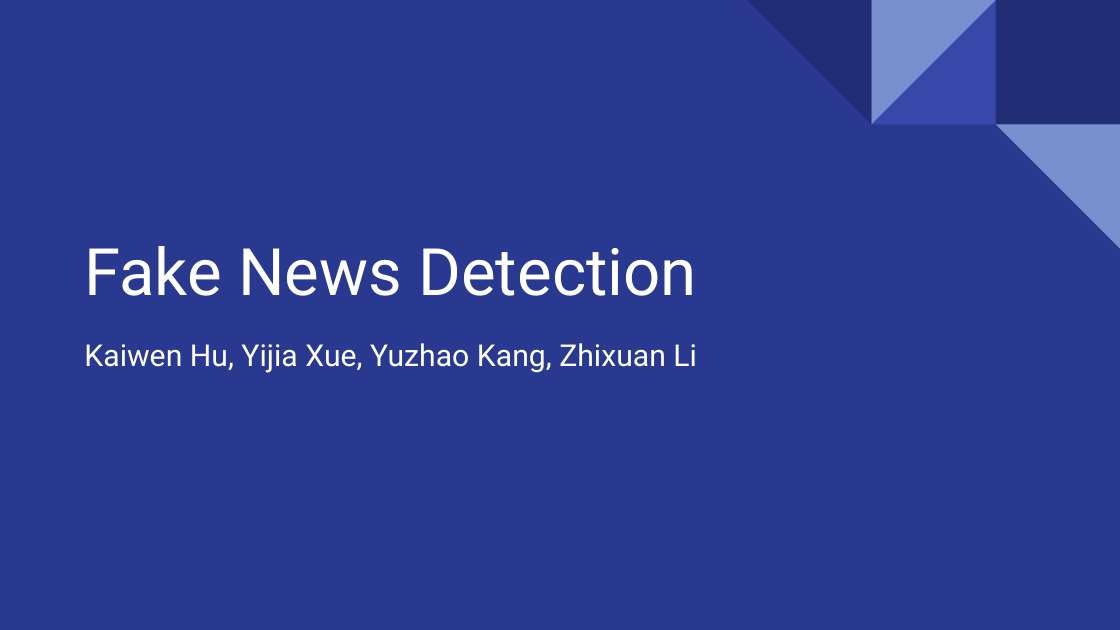
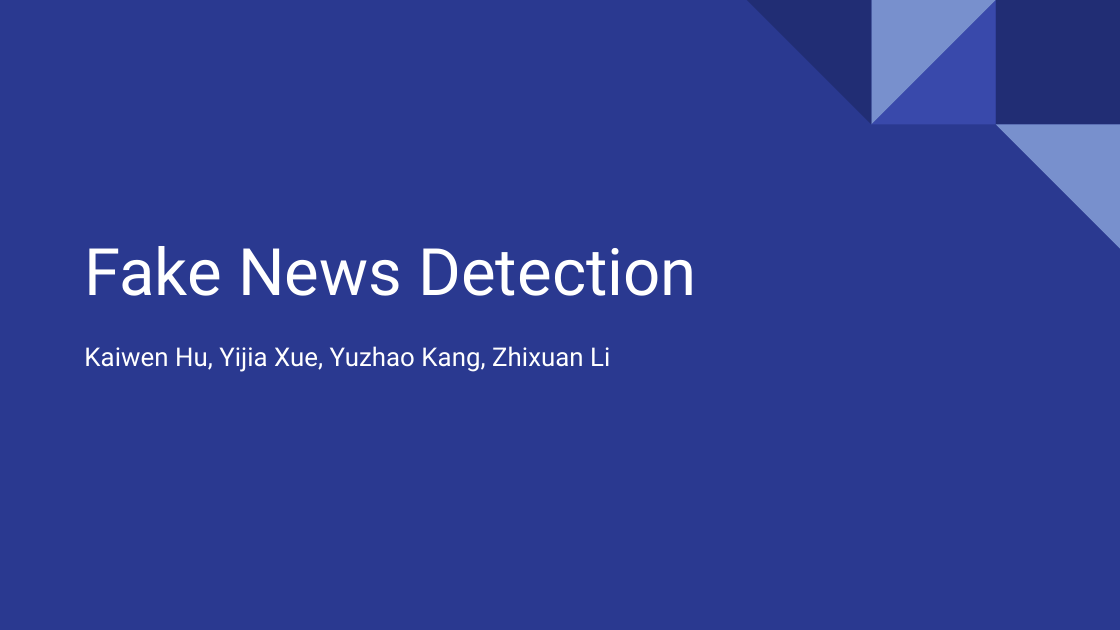
Before and after one commit to kevin00hu/CIS-5300-final-project, a slide deck: slide 1 of milestone 3/Fake News Detection.pptx. Drawn at 1120x630 pixels with LibreOffice and Linux fonts; fonts in the diff are those of the drawing. Boxes give left, top, right and bottom in pixels: in the first picture for what was removed or moved away, otherwise in the second. Text is boxed around its words. In the diff, an @@ line names an element or a change of style, - is before the commit and + after.

```diff
--- a/milestone 3/Fake News Detection.pptx
+++ b/milestone 3/Fake News Detection.pptx
@@ subtitle "Kaiwen Hu, Yijia Xue, Yuzhao ..." at box(84, 346, 610, 372): size 19.4 to 16.6 pt; line spacing 0.8 to 0.9 @@
```
Also in this commit, not shown: 3 other slides changed.
